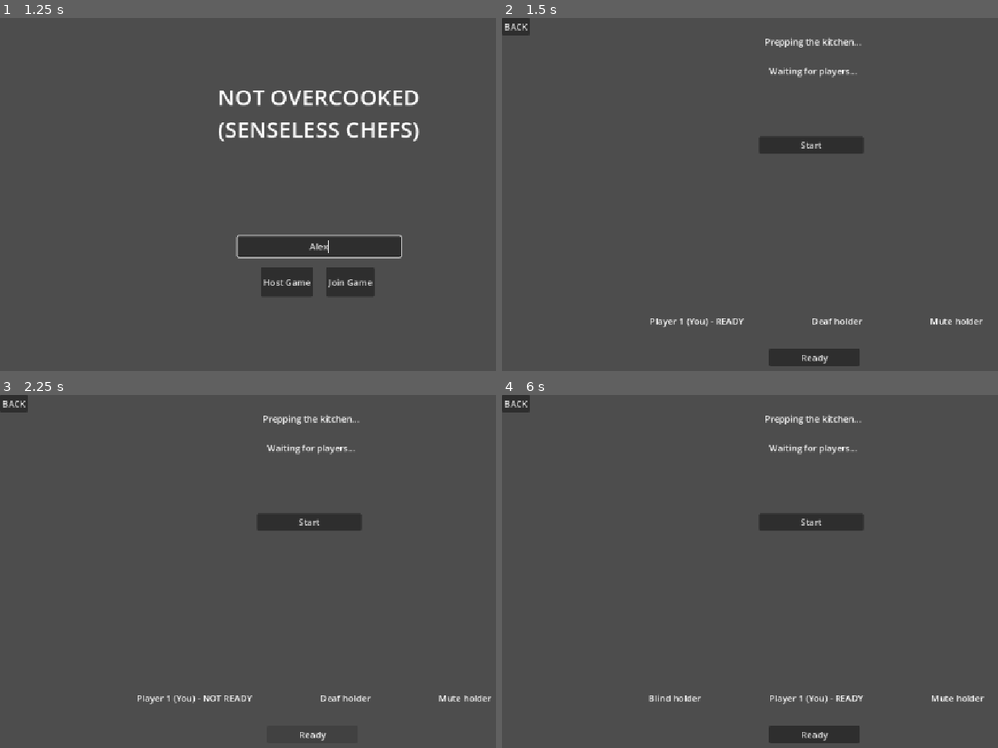
Above: before the commit, frames 1-4 (two rows, left to right).
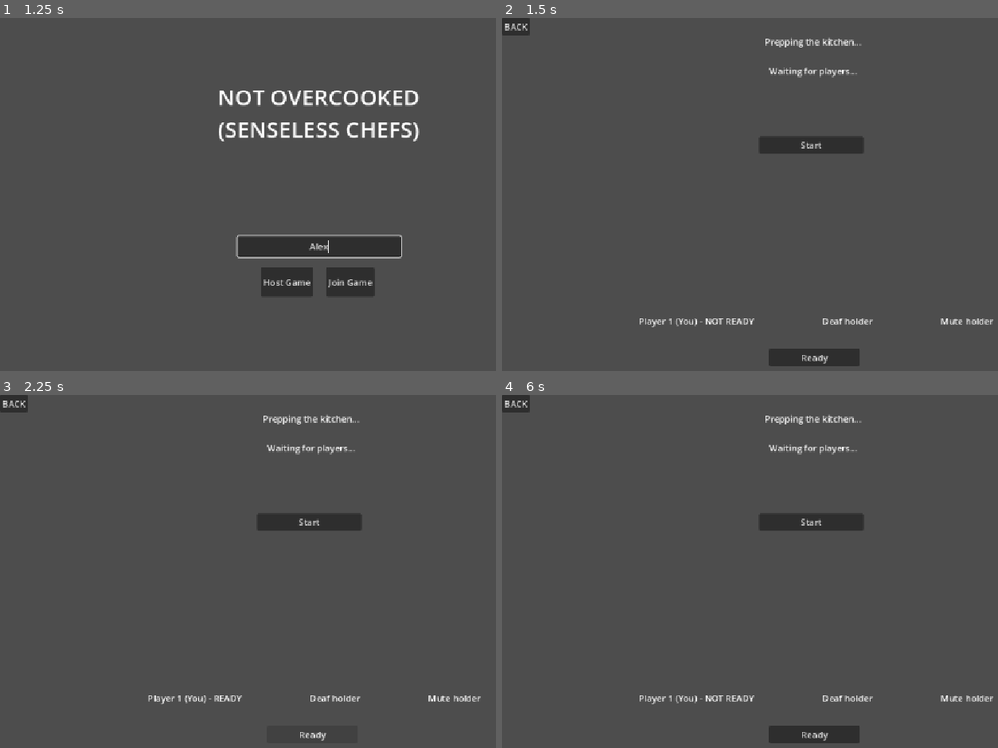
Above: after the commit, the same moments.

Repository: tszyana/SenselessChefs
Game: Godot game, scene res://scenes/main_menu.tscn
The game is run twice, just before and just after one commit, with the same random seed, the same clock (stepped at 60 frames per second) and the same inputs.
Inputs (mouse positions are in pixels of both pictures, inside the frame that each line leads up to):
- Up to frame 1 (1.25 s): click (317, 247) at 0.52 s; type "Alex" at 0.6 s
- Up to frame 2 (1.5 s): click "Host Game" at 1.25 s
- Up to frame 3 (2.25 s): click "Ready" at 2 s
- Up to frame 4 (6 s): click "Ready" at 2.75 s; click "Start" at 3.5 s; click "Start" at 4.25 s; click "BACK" at 5 s; click "Join Game" at 5.75 s

Frame 1 is identical in both runs. In frame 2, 0.6% of the frame differs, in the area x 27-100%, y 85-88%; in frame 3, 0.6%; in frame 4, 0.6%, in the area x 27-100%, y 84-88%.

Commit message:
debugging roles

Diff:
--- a/scenes/main.tscn
+++ b/scenes/main.tscn
@@ -1,8 +1,8 @@
 [gd_scene format=3 uid="uid://cpgmhnkb8fdmf"]
 
-[ext_resource type="PackedScene" uid="uid://bkrucl6g84xoa" path="res://scenes/player_mute.tscn" id="1_sugp2"]
-[ext_resource type="PackedScene" uid="uid://de2ugp7o5yyaa" path="res://scenes/player_deaf.tscn" id="2_jyhfs"]
-[ext_resource type="PackedScene" uid="uid://bn2k5w2cgyjes" path="res://scenes/player_blind.tscn" id="3_tbgi4"]
+[ext_resource type="PackedScene" uid="uid://bkrucl6g84xoa" path="res://scenes/Player/player_mute.tscn" id="1_sugp2"]
+[ext_resource type="PackedScene" uid="uid://de2ugp7o5yyaa" path="res://scenes/Player/player_deaf.tscn" id="2_jyhfs"]
+[ext_resource type="PackedScene" uid="uid://bn2k5w2cgyjes" path="res://scenes/Player/player_blind.tscn" id="3_tbgi4"]
 
 [node name="Main" type="Node2D" unique_id=1947100178]
 
--- a/scripts/game_state.gd
+++ b/scripts/game_state.gd
@@ -8,7 +8,7 @@
 
 var player_states := {}
 var nickname : String
-var playerNum := 0
+var player_order := []
 
 func _ready() -> void:
 	print("GameState initialized!")
@@ -21,6 +21,8 @@
 		"nickname": ""
 	}
 
+	player_order.append(player_id)
+
 	print("Added player ", player_id)
 
 func remove_player(player_id: int) -> void:
@@ -28,12 +30,9 @@
 
 	print("GameState: Removed player ", player_id)
 
-	if playerNum > 0:
-		playerNum -= 1
 
 func set_player_role(id: int) -> void:
-	player_states[id]["role"] = playerNum
-	playerNum += 1
+	player_states[id]["role"] = player_order.find(id)
 
 func set_nickname(name: String) -> void:
 	nickname = name
--- a/scripts/lobby.gd
+++ b/scripts/lobby.gd
@@ -22,12 +22,16 @@
 	if multiplayer.is_server():
 		GameState.add_player(id)
 		GameState.set_player_role(id)
+		NetworkManager.sync_player_states.rpc(GameState.player_states)
+
 	update_player_list()
 
 func _on_peer_disconnected(id: int) -> void:
 	print("Player disconnected: ", id)
 	if multiplayer.is_server():
 		GameState.remove_player(id)
+		NetworkManager.sync_player_states.rpc(GameState.player_states)
+
 	update_player_list()
 
 func update_player_list() -> void:
@@ -62,7 +66,7 @@
 	if id == multiplayer.get_unique_id():
 		label.text += " (You)"
 
-	if not GameState.player_states[id]["ready"]:
+	if GameState.player_states[id]["ready"]:
 		label.text += " - READY"
 	else:
 		label.text += " - NOT READY"
--- a/scripts/network_manager.gd
+++ b/scripts/network_manager.gd
@@ -94,3 +94,8 @@
 		if peer_id != sender_id:
 			#print("Sending voice to Player ", peer_id)
 			receive_voice_data.rpc_id(peer_id, sender_id, audio_data)
+
+
+@rpc("authority", "reliable")
+func sync_player_states(states: Dictionary) -> void:
+	GameState.player_states = states
